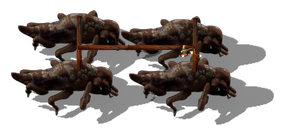
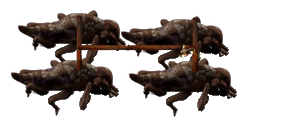
Layered file, before and after one edit (286 × 132). Changes by layer:
painted on "biter 2 b" over [149, 67, 274, 125]
painted on "biter 2 a" over [141, 32, 266, 83]
painted on "biter 1 a" over [31, 66, 156, 124]
removed layer "biter 1b" over [38, 26, 165, 79]
added layer "biter 1 b" above "biter 1 b shadow" over [38, 26, 165, 79]
